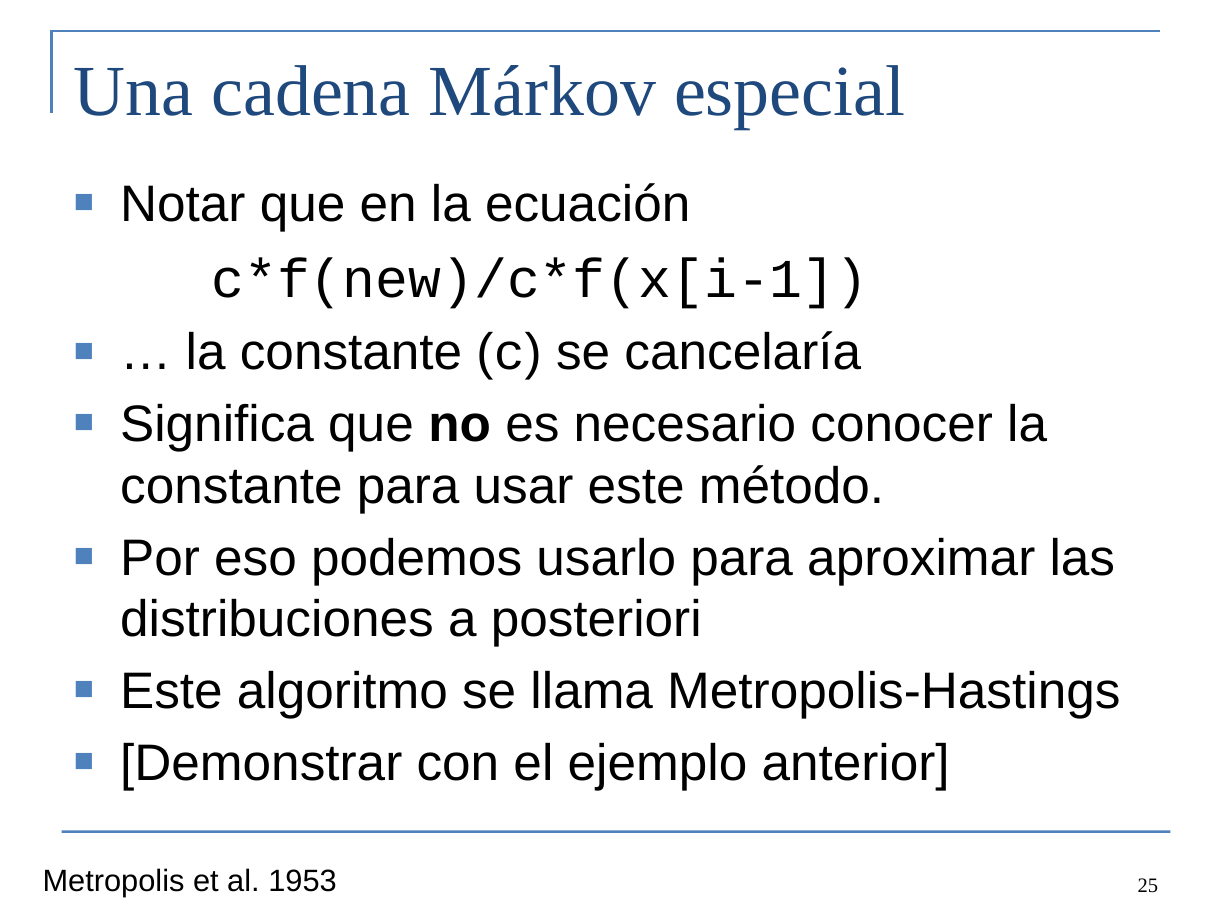
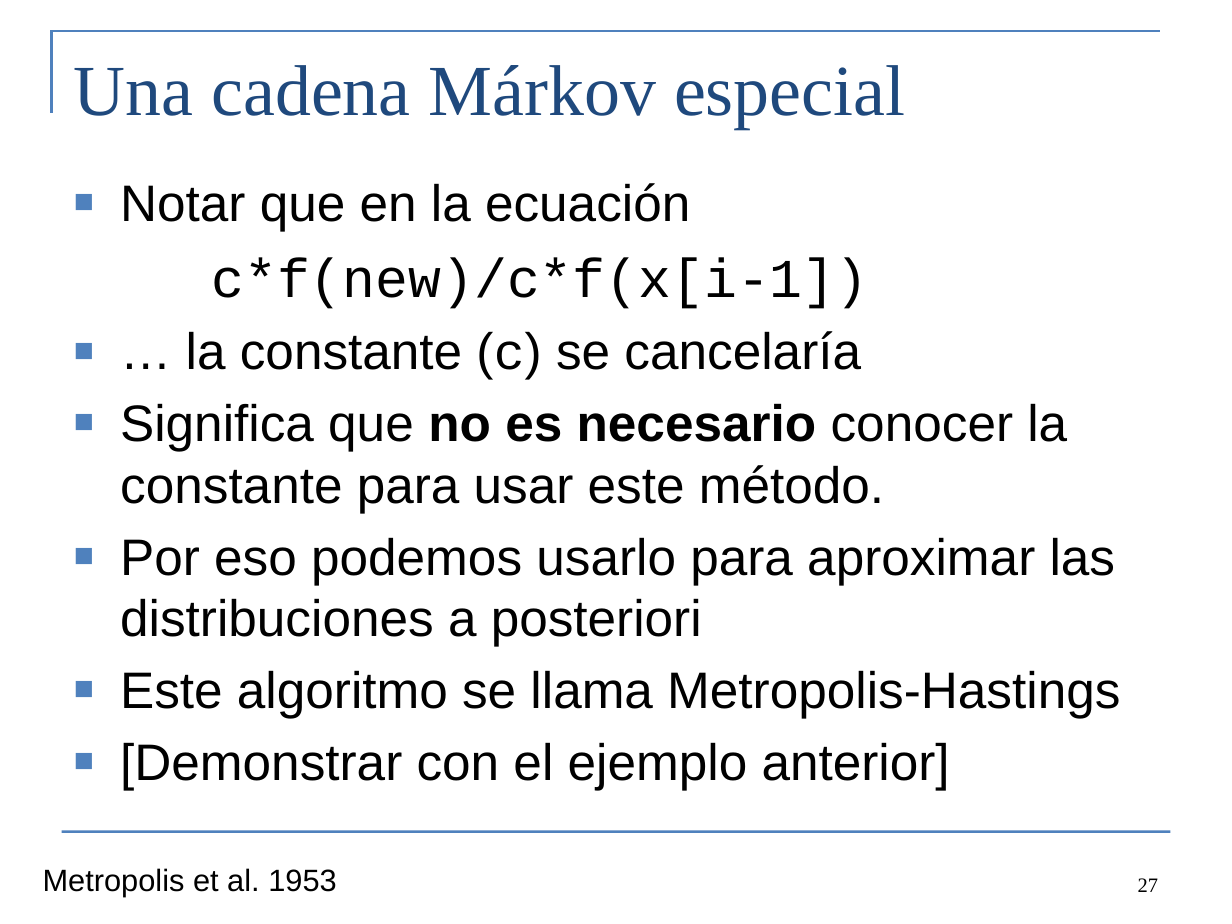
Before and after one commit to colemonnahan/bayes_workshop, a slide deck: slide 27 of dia2/lecture2_bayes.pptx (slide 25 before the commit). Drawn at 1232x924 pixels with LibreOffice and Linux fonts; fonts in the diff are those of the drawing. Boxes give left, top, right and bottom in pixels: in the first picture for what was removed or moved away, otherwise in the second. Text is boxed around its words. In the diff, an @@ line names an element or a change of style, - is before the commit and + after.

```diff
--- a/dia2/lecture2_bayes.pptx
+++ b/dia2/lecture2_bayes.pptx
@@ text at bbox=[120, 403, 1067, 513]: bold on in "es necesario" @@
@@ page number at bbox=[1138, 878, 1158, 892]: text changed @@
-25
+27
```
Also in this commit, not shown: 6 other slides changed, 7 slides added, 13 slides removed, 7 other files.
